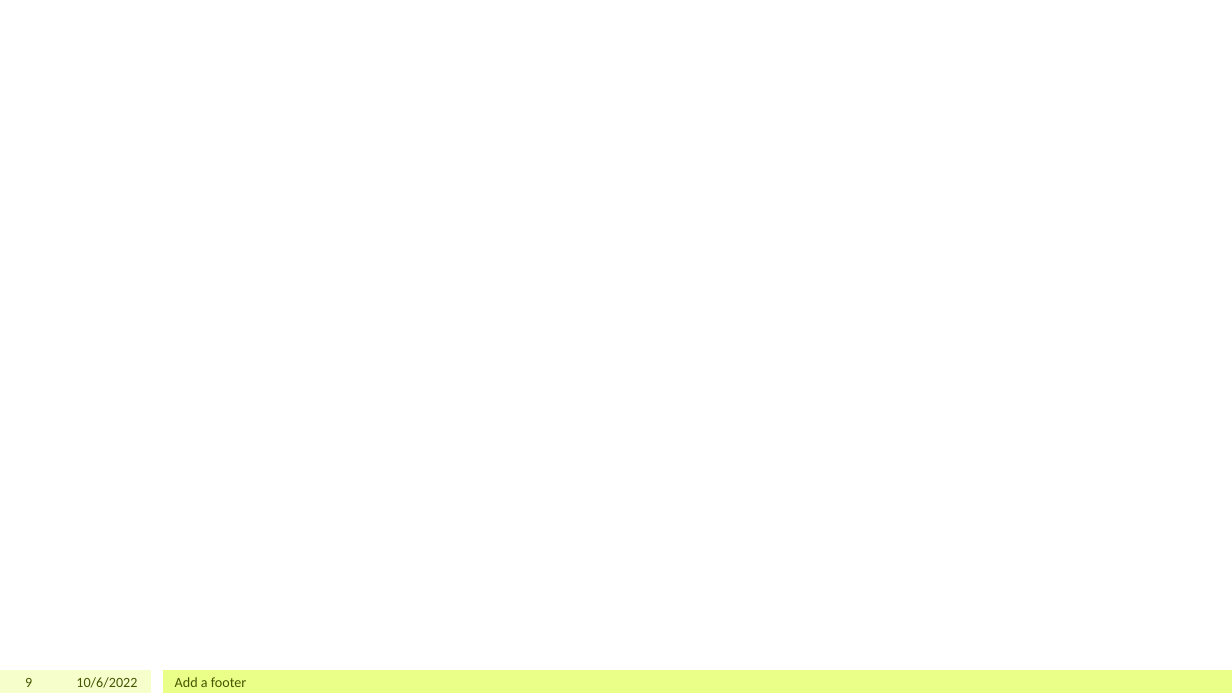
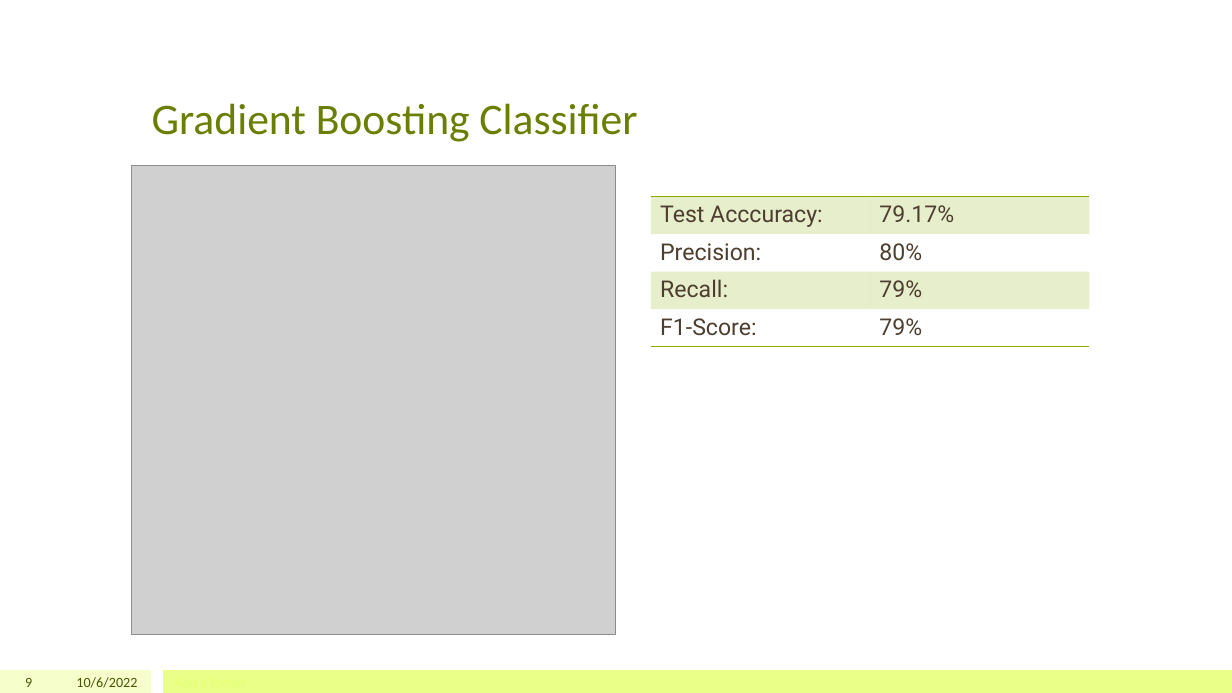
Before and after one commit to jeffreytoller/Project-3, a slide deck: slide 9 of A Data Science Approach to Maintaining Water Sources.pptx. Drawn at 1232x693 pixels with LibreOffice and Linux fonts; fonts in the diff are those of the drawing; grey boxes stand for pictures. Boxes give left, top, right and bottom in pixels: in the first picture for what was removed or moved away, otherwise in the second. Text is boxed around its words. In the diff, an @@ line names an element or a change of style, - is before the commit and + after.

```diff
--- a/A Data Science Approach to Maintaining Water Sources.pptx
+++ b/A Data Science Approach to Maintaining Water Sources.pptx
@@ title added at <box>152,103,637,142</box>, 34 pt, text #688000 @@
+Gradient Boosting Classifier
@@ picture added at <box>132,165,616,634</box> @@
@@ table added at <box>652,197,1090,347</box>, 4 rows, 2 columns @@
+Test Acccuracy: | 79.17%
+Precision: | 80%
+Recall: | 79%
+F1-Score: | 79%
@@ text removed at <box>175,677,246,687</box> @@
-Add a footer
```
Also in this commit, not shown: 8 other slides changed, 2 slides added, 2 slides removed, 4 other files.
